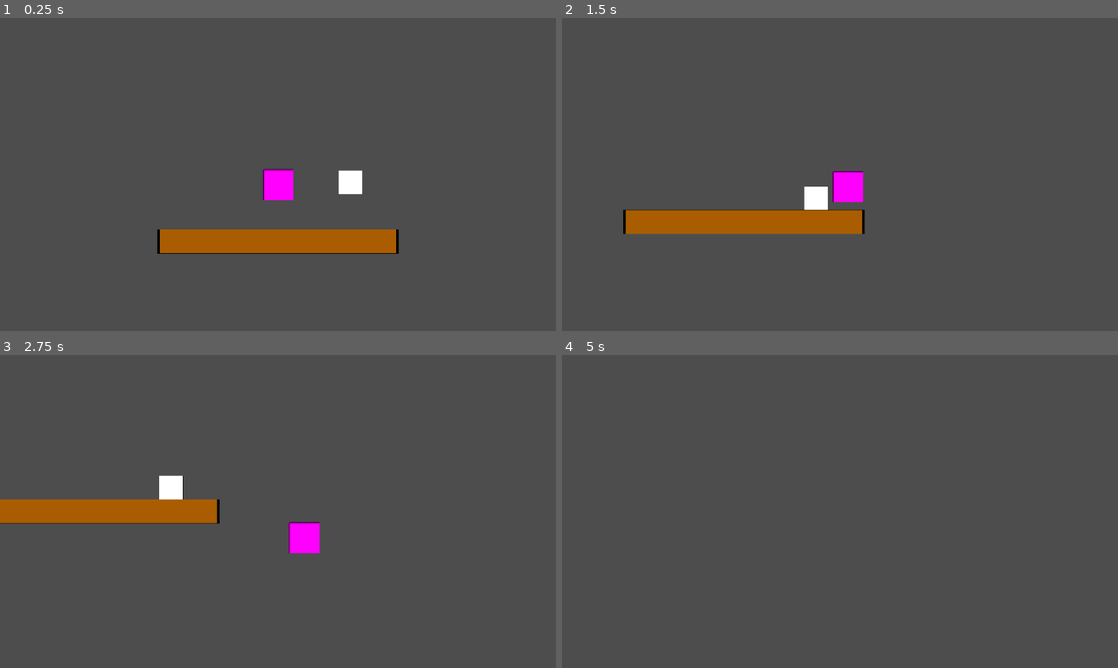
Above: before the commit, frames 1-4 (two rows, left to right).
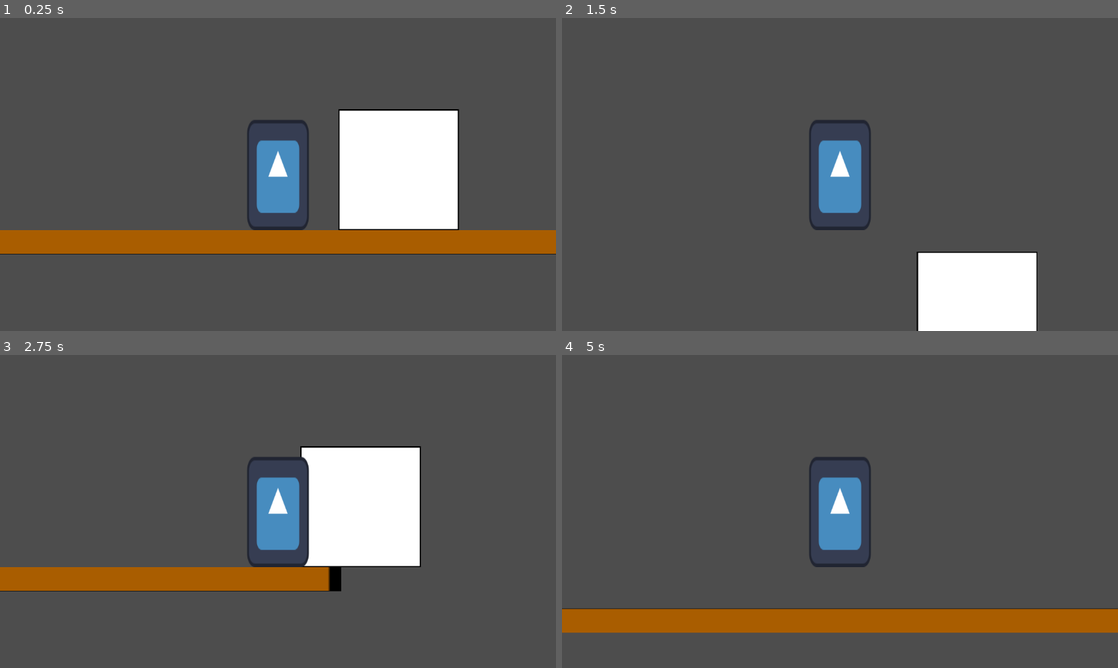
Above: after the commit, the same moments.

Repository: benitsch/Ludum-Dare-58
Game: Godot game, scene res://Scenes/TestMartin.tscn
Two runs of this game, one before a commit and one after it. Both use one fixed random seed, a clock stepped at 60 frames per second and the inputs below. This scene is started directly instead of the project's main scene. The engine's default icon, where the game draws it, is replaced by a stand-in: a white triangle on a blue panel in a dark square.
Inputs (mouse positions are in pixels of both pictures, inside the frame that each line leads up to):
- Up to frame 1 (0.25 s): no input
- Up to frame 2 (1.5 s): tap Enter (ui_accept) at 0.5 s; move the mouse to (962, 158) at 0.52 s; hold Right (move_right) 0.53-1.25 s; hold Shift (dash) 0.53-1.25 s; click (962, 158) at 0.67 s; tap Space (jump) at 0.77 s; drag from (728, 190) to (867, 177) at 1.27 s
- Up to frame 3 (2.75 s): move the mouse to (333, 442) at 2.02 s; hold Right (move_right) from 2.03 s (still down); hold Shift (dash) from 2.03 s (still down)
- Up to frame 4 (5 s): release Right (move_right) at 2.75 s; release Shift (dash) at 2.75 s; drag from (812, 574) to (673, 464) at 2.77 s; move the mouse to (1006, 558) at 3.52 s; hold A (move_left) 3.53-4.25 s; hold Shift (dash) 3.53-4.25 s; tap Space (jump) at 3.77 s; drag from (673, 464) to (756, 433) at 4.27 s

The runs differ from the first frame. In frame 1, 15% of the frame differs, in the area x 0-100%, y 29-76%; in frame 2, 11%; in frame 3, 19%, in the area x 0-76%, y 29-76%; in frame 4, 10%.

Commit message:
Added layers to player

Diff:
--- a/Scenes/TestMartin.tscn
+++ b/Scenes/TestMartin.tscn
@@ -2,7 +2,7 @@
 
 [ext_resource type="PackedScene" uid="uid://bqfyrjgy4vfve" path="res://Scenes/objects/pushing box.tscn" id="1_dmhhv"]
 [ext_resource type="Texture2D" uid="uid://dktjfidtvpfff" path="res://assets/Square.png" id="2_cxlf7"]
-[ext_resource type="PackedScene" uid="uid://d1nv3xcwfjlhq" path="res://chris/Player1.tscn" id="3_cxlf7"]
+[ext_resource type="PackedScene" uid="uid://cdtfg486xo1je" path="res://Skunky/player.tscn" id="3_cxlf7"]
 
 [sub_resource type="RectangleShape2D" id="RectangleShape2D_tppea"]
 size = Vector2(500, 490)
@@ -10,19 +10,21 @@
 [node name="TestMartin" type="Node2D"]
 
 [node name="PushingBox" parent="." instance=ExtResource("1_dmhhv")]
-position = Vector2(150, 0)
+position = Vector2(250, 0)
 
 [node name="Ground" type="StaticBody2D" parent="."]
+position = Vector2(0, 150)
+scale = Vector2(5, 1)
 
 [node name="Sprite2D" type="Sprite2D" parent="Ground"]
 modulate = Color(0.6627451, 0.3647059, 0, 1)
-position = Vector2(0, 150.5)
 scale = Vector2(1, 0.1)
 texture = ExtResource("2_cxlf7")
 
 [node name="CollisionShape2D" type="CollisionShape2D" parent="Ground"]
-position = Vector2(0, 150.5)
 scale = Vector2(1, 0.1)
 shape = SubResource("RectangleShape2D_tppea")
 
-[node name="Player1" parent="." instance=ExtResource("3_cxlf7")]
+[node name="Player" parent="." instance=ExtResource("3_cxlf7")]
+
+[node name="Camera2D" type="Camera2D" parent="Player"]
--- a/Scenes/objects/pushing box.tscn
+++ b/Scenes/objects/pushing box.tscn
@@ -3,16 +3,16 @@
 [ext_resource type="Texture2D" uid="uid://dktjfidtvpfff" path="res://assets/Square.png" id="1_l5ul6"]
 
 [sub_resource type="RectangleShape2D" id="RectangleShape2D_ehasf"]
-size = Vector2(50, 50)
+size = Vector2(250, 250)
 
 [node name="PushingBox" type="RigidBody2D"]
 collision_layer = 4
 collision_mask = 7
-mass = 2.0
+mass = 100.0
 lock_rotation = true
 
 [node name="Sprite2D" type="Sprite2D" parent="."]
-scale = Vector2(0.1, 0.1)
+scale = Vector2(0.5, 0.5)
 texture = ExtResource("1_l5ul6")
 
 [node name="CollisionShape2D" type="CollisionShape2D" parent="."]
--- a/Skunky/player.gd
+++ b/Skunky/player.gd
@@ -23,6 +23,7 @@
 var dashing: bool = false
 var dash_timer: float = 0
 
+var objectList : Array[Node2D]
 
 func _physics_process(delta: float) -> void:
 	var input := Input.get_axis("move_left", "move_right");
@@ -72,3 +73,13 @@
 	if event.is_action_pressed("dash"):
 		if can_dash:
 			try_dash();
+
+func _on_push_area_body_entered(body: Node2D) -> void:
+	objectList.append(body)
+	$".".set_collision_mask_value(3, false)
+
+func _on_push_area_body_exited(body: Node2D) -> void:
+	objectList.erase(body)
+
+	if objectList.size() == 0:
+		$".".set_collision_mask_value(3, true)
--- a/Skunky/player.tscn
+++ b/Skunky/player.tscn
@@ -7,7 +7,12 @@
 radius = 63.0
 height = 230.0
 
+[sub_resource type="RectangleShape2D" id="RectangleShape2D_d3xb8"]
+size = Vector2(132, 76)
+
 [node name="Player" type="CharacterBody2D"]
+collision_layer = 2
+collision_mask = 5
 script = ExtResource("1_xf0b5")
 
 [node name="Icon" type="Sprite2D" parent="."]
@@ -17,3 +22,14 @@
 
 [node name="CollisionShape2D" type="CollisionShape2D" parent="."]
 shape = SubResource("CapsuleShape2D_uinqk")
+
+[node name="PushArea" type="Area2D" parent="."]
+collision_layer = 2
+collision_mask = 4
+
+[node name="CollisionShape2D" type="CollisionShape2D" parent="PushArea"]
+position = Vector2(0, -13)
+shape = SubResource("RectangleShape2D_d3xb8")
+
+[connection signal="body_entered" from="PushArea" to="." method="_on_push_area_body_entered"]
+[connection signal="body_exited" from="PushArea" to="." method="_on_push_area_body_exited"]
Not shown: 1 places in Skunky/player.tscn that only renumber resources
